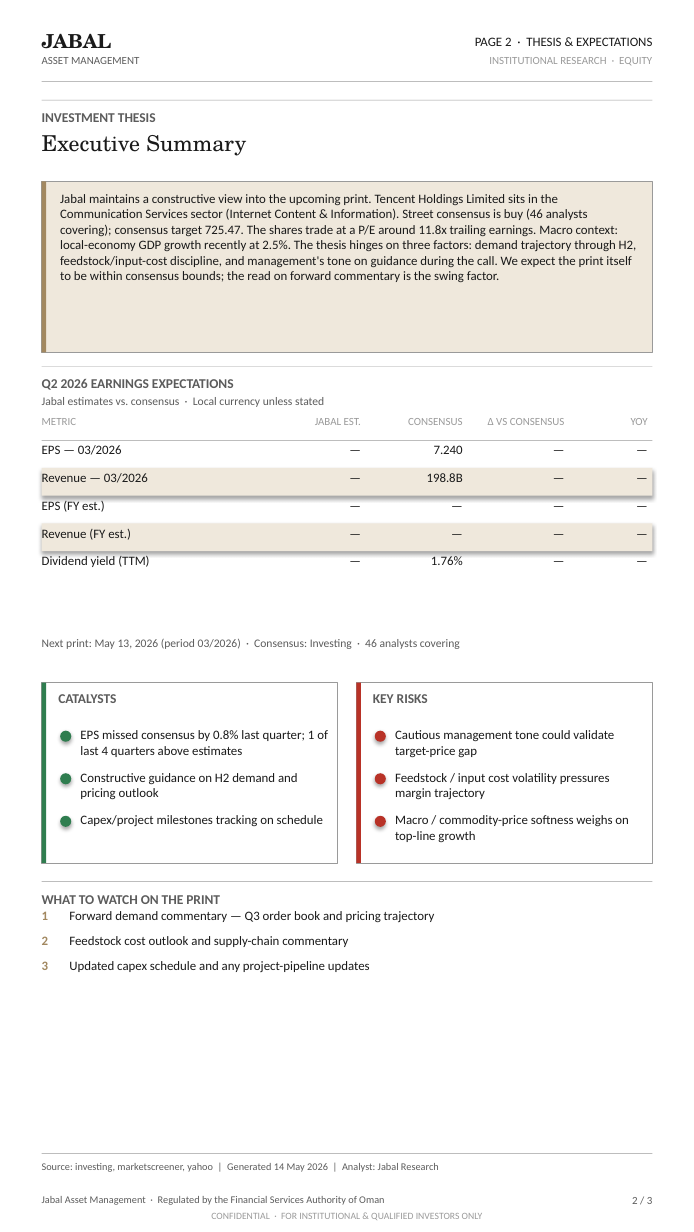
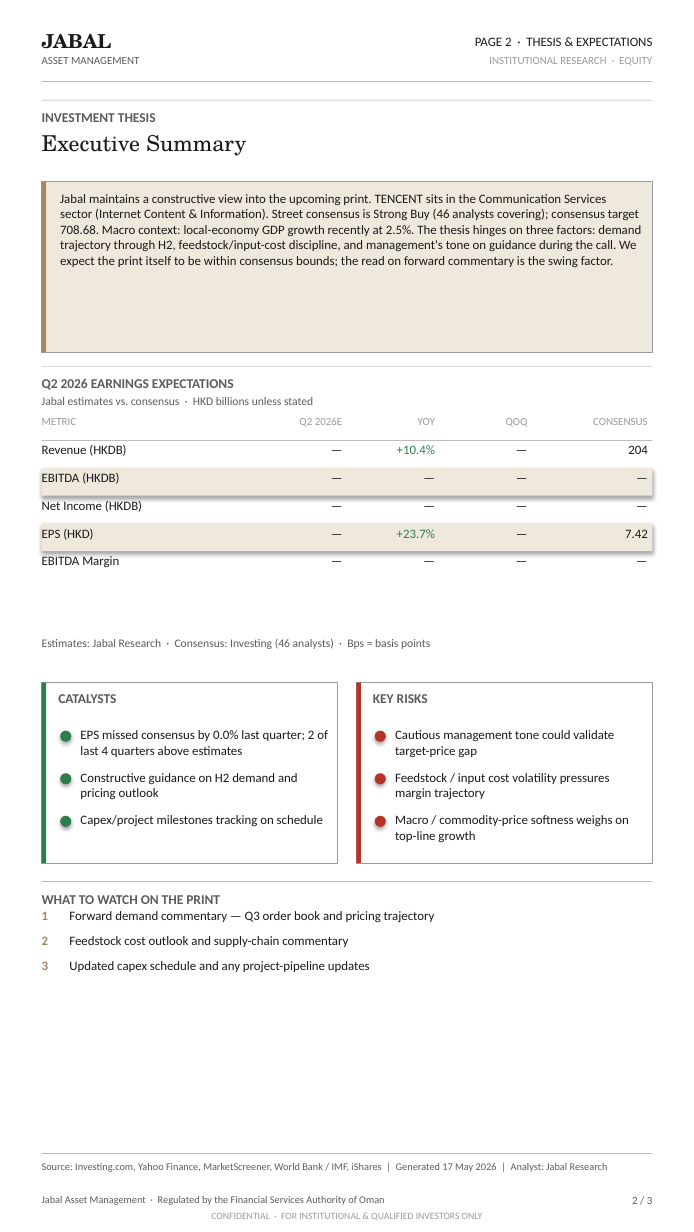
Before and after one commit to rabigarip/earnings-research, a slide deck: slide 2 of static/decks/0700.HK.pptx. Drawn at 694x1232 pixels with LibreOffice and Linux fonts; fonts in the diff are those of the drawing. Boxes give left, top, right and bottom in pixels: in the first picture for what was removed or moved away, otherwise in the second. Text is boxed around its words. In the diff, an @@ line names an element or a change of style, - is before the commit and + after.

```diff
--- a/static/decks/0700.HK.pptx
+++ b/static/decks/0700.HK.pptx
@@ text at (60, 194, 641, 267): text changed @@
-Jabal maintains a constructive view into the upcoming print. Tencent Holdings Limited sits in the Communication Services sector (Internet Content & Information). Street consensus is buy (46 analysts covering); consensus target 725.47. The shares trade at a P/E around 11.8x trailing earnings. Macro context: local-economy GDP growth recently at 2.5%. The thesis hinges on three factors: demand trajectory through H2, feedstock/input-cost discipline, and management's tone on guidance during the call. We expect the print itself to be within consensus bounds; the read on forward commentary is the swing factor.
+Jabal maintains a constructive view into the upcoming print. TENCENT sits in the Communication Services sector (Internet Content & Information). Street consensus is Strong Buy (46 analysts covering); consensus target 708.68. Macro context: local-economy GDP growth recently at 2.5%. The thesis hinges on three factors: demand trajectory through H2, feedstock/input-cost discipline, and management's tone on guidance during the call. We expect the print itself to be within consensus bounds; the read on forward commentary is the swing factor.
@@ text at (42, 397, 313, 405): text changed @@
-Jabal estimates vs. consensus · Local currency unless stated
+Jabal estimates vs. consensus · HKD billions unless stated
@@ text at (299, 418, 342, 426): text changed @@
-JABAL EST.
+Q2 2026E
@@ text "YOY": place and size @@
-text "YOY" at (631, 418, 648, 425)
+text "YOY" at (418, 418, 435, 425)
@@ text at (506, 418, 528, 426): text changed @@
-Δ VS CONSENSUS
+QOQ
@@ text "CONSENSUS": place and size @@
-text "CONSENSUS" at (408, 418, 463, 425)
+text "CONSENSUS" at (593, 418, 648, 425)
@@ text at (42, 445, 126, 456): text changed @@
-EPS — 03/2026
+Revenue (HKDB)
@@ text at (397, 445, 435, 454): text changed; text colour #1A1A1A to #2F7D4F @@
-7.240
++10.4%
@@ text "—" rewrapped from (467, 442, 564, 470) to (440, 442, 527, 470) @@
@@ text at (628, 445, 647, 454): text changed @@
-—
+204
@@ text at (42, 473, 119, 484): text changed @@
-Revenue — 03/2026
+EBITDA (HKDB)
@@ text at (427, 473, 463, 482): text changed @@
-198.8B
+—
@@ text "—" rewrapped from (467, 470, 564, 498) to (440, 470, 527, 498) @@
@@ text "—" rewrapped from (569, 470, 648, 498) to (532, 470, 648, 498) @@
@@ text at (42, 500, 142, 512): text changed @@
-EPS (FY est.)
+Net Income (HKDB)
@@ text "—" rewrapped from (366, 498, 463, 526) to (347, 498, 435, 526) @@
@@ text "—" rewrapped from (467, 498, 564, 526) to (440, 498, 527, 526) @@
@@ text "—" rewrapped from (569, 498, 648, 526) to (532, 498, 648, 526) @@
@@ text at (42, 529, 93, 540): text changed @@
-Revenue (FY est.)
+EPS (HKD)
@@ text added at (397, 529, 435, 538), 10 pt, text #2F7D4F @@
++23.7%
@@ text "—" rewrapped from (467, 526, 564, 553) to (440, 526, 527, 553) @@
@@ text at (625, 529, 648, 538): text changed @@
-—
+7.42
@@ text at (42, 556, 119, 567): text changed @@
-Dividend yield (TTM)
+EBITDA Margin
@@ 5 texts: place and size @@
-5 texts at (264, 442, 361, 581)
+5 texts at (245, 442, 342, 581)
@@ text "—" rewrapped from (366, 526, 463, 553) to (347, 553, 435, 581) @@
@@ text removed at (431, 556, 463, 565) @@
-1.76%
@@ text "—" rewrapped from (467, 553, 564, 581) to (440, 553, 527, 581) @@
@@ text "—" rewrapped from (569, 553, 648, 581) to (532, 553, 648, 581) @@
@@ text at (42, 639, 430, 649): text changed @@
-Next print: May 13, 2026 (period 03/2026) · Consensus: Investing · 46 analysts covering
+Estimates: Jabal Research · Consensus: Investing (46 analysts) · Bps = basis points
@@ text at (80, 730, 328, 757): text changed @@
-EPS missed consensus by 0.8% last quarter; 1 of last 4 quarters above estimates
+EPS missed consensus by 0.0% last quarter; 2 of last 4 quarters above estimates
@@ text at (42, 1163, 608, 1172): text changed @@
-Source: investing, marketscreener, yahoo | Generated 14 May 2026 | Analyst: Jabal Research
+Source: Investing.com, Yahoo Finance, MarketScreener, World Bank / IMF, iShares | Generated 17 May 2026 | Analyst: Jabal Research
```
Also in this commit, not shown: 2 other slides changed, 11 other files.
